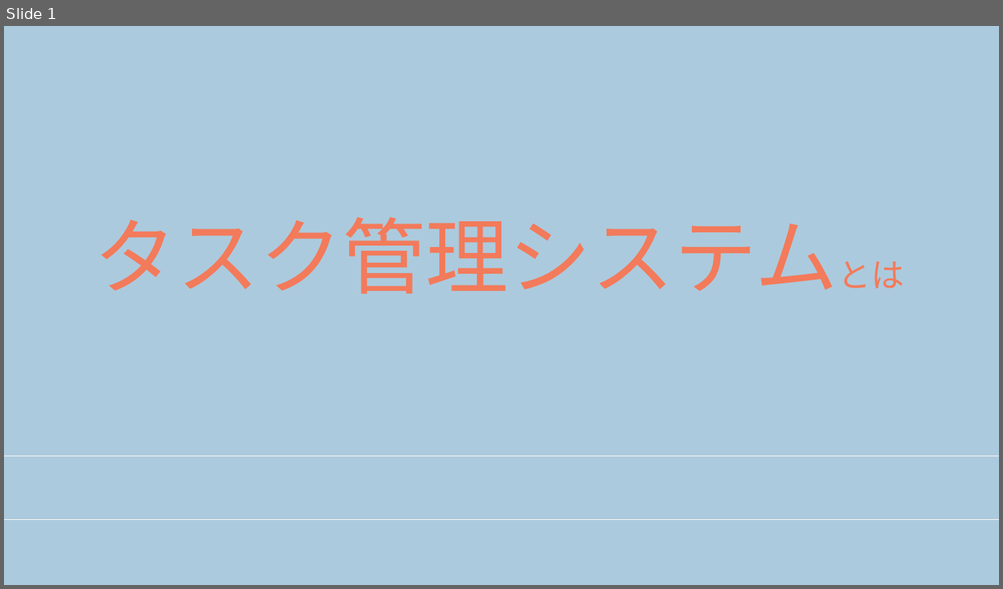
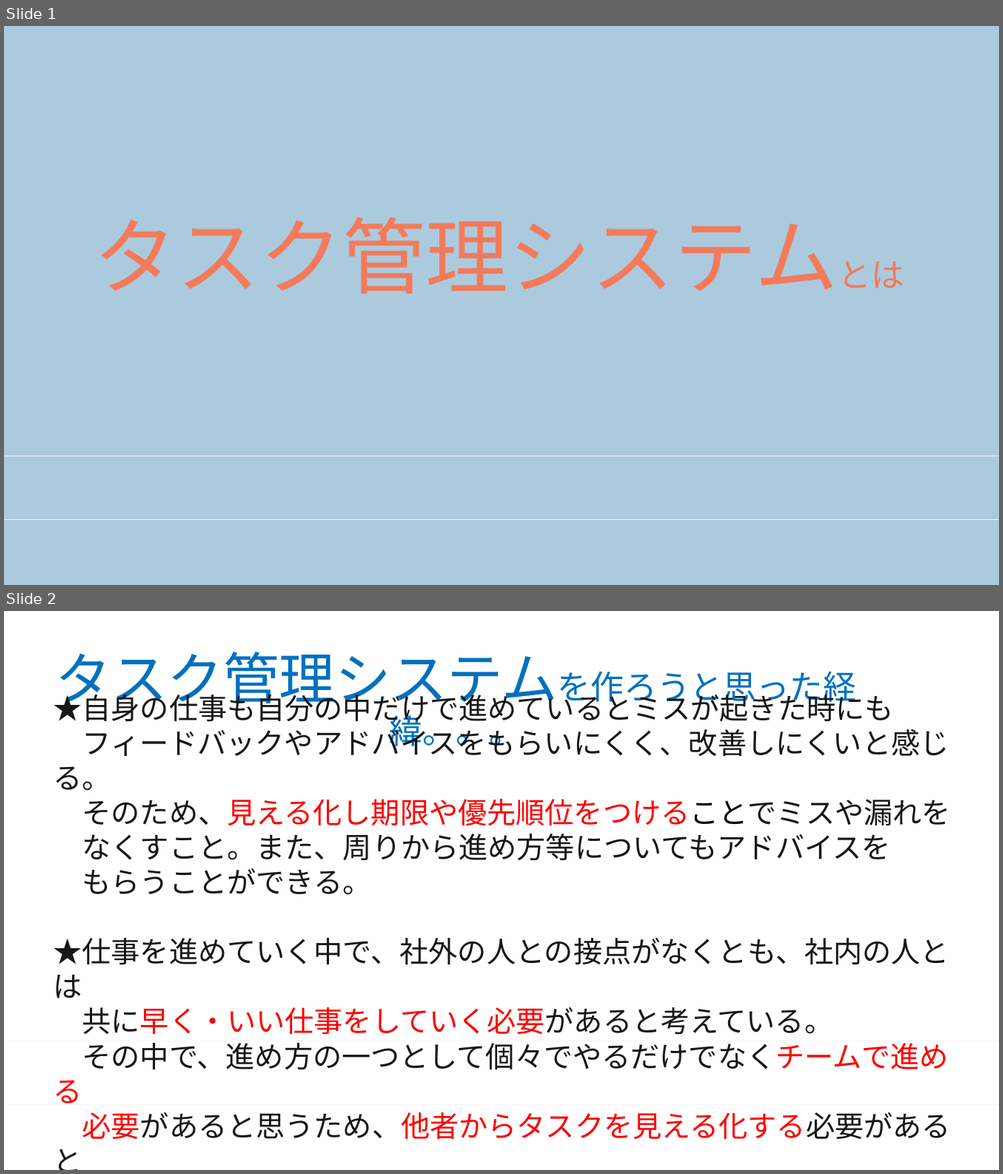
Before and after one commit to nozomi-watanabe1214/my_application, a slide deck: タスク管理システム.pptx. Shown one above the other, each under a label of ours: slide 1 before the commit, slides 1 and 2 after it. The pictures are 1003x589 and 1003x1174 pixels, drawn with LibreOffice and Linux fonts; fonts in the diff are those of the drawing. Boxes give left, top, right and bottom in pixels: in the first picture for what was removed or moved away, otherwise in the second. Text is boxed around its words. In the diff, an @@ line names an element or a change of style, - is before the commit and + after.

Commit message:
タスク管理システム　紹介用パワーポイント（作成動機・機能一覧　記入）

```diff
--- a/タスク管理システム.pptx
+++ b/タスク管理システム.pptx
@@ slide 2 added at (4, 611, 999, 1170), background #FFFFFF; not listed: 2 template elements that a slide beside it also shows @@
@@ text added at (56, 652, 856, 752), 32 pt, text #0070C0 @@
+タスク管理システムを作ろうと思った経緯。。。
@@ text added at (54, 689, 950, 1139), 28 pt, text #171717 @@
+★自身の仕事も自分の中だけで進めているとミスが起きた時にも
+フィードバックやアドバイスをもらいにくく、改善しにくいと感じる。
+そのため、見える化し期限や優先順位をつけることでミスや漏れを
+なくすこと。また、周りから進め方等についてもアドバイスを
+もらうことができる。
+★仕事を進めていく中で、社外の人との接点がなくとも、社内の人とは
+共に早く・いい仕事をしていく必要があると考えている。
+その中で、進め方の一つとして個々でやるだけでなくチームで進める
+必要があると思うため、他者からタスクを見える化する必要があると
+感じたため。
```
Also in this commit, not shown: 1 slide changed, 1 other slide added.
